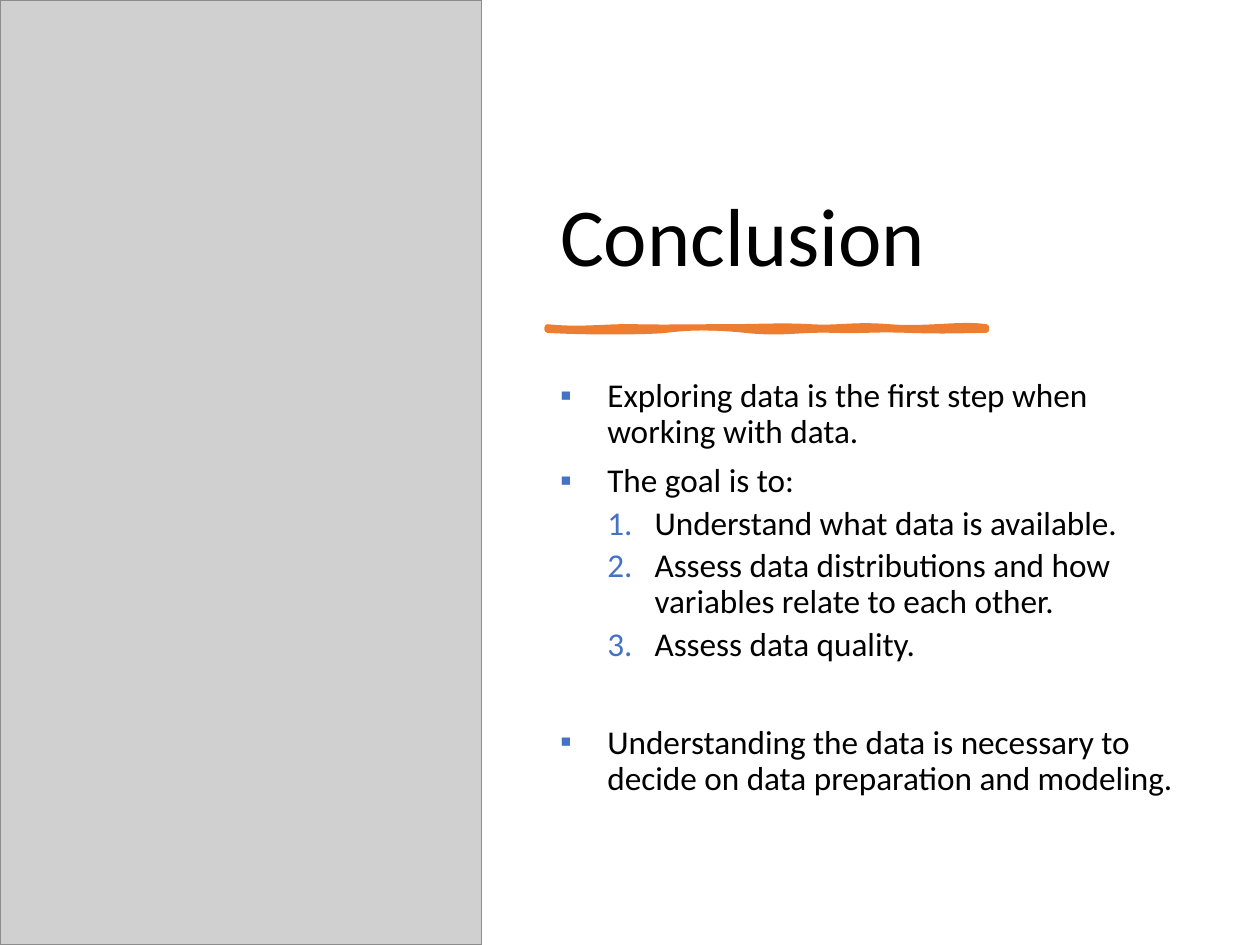
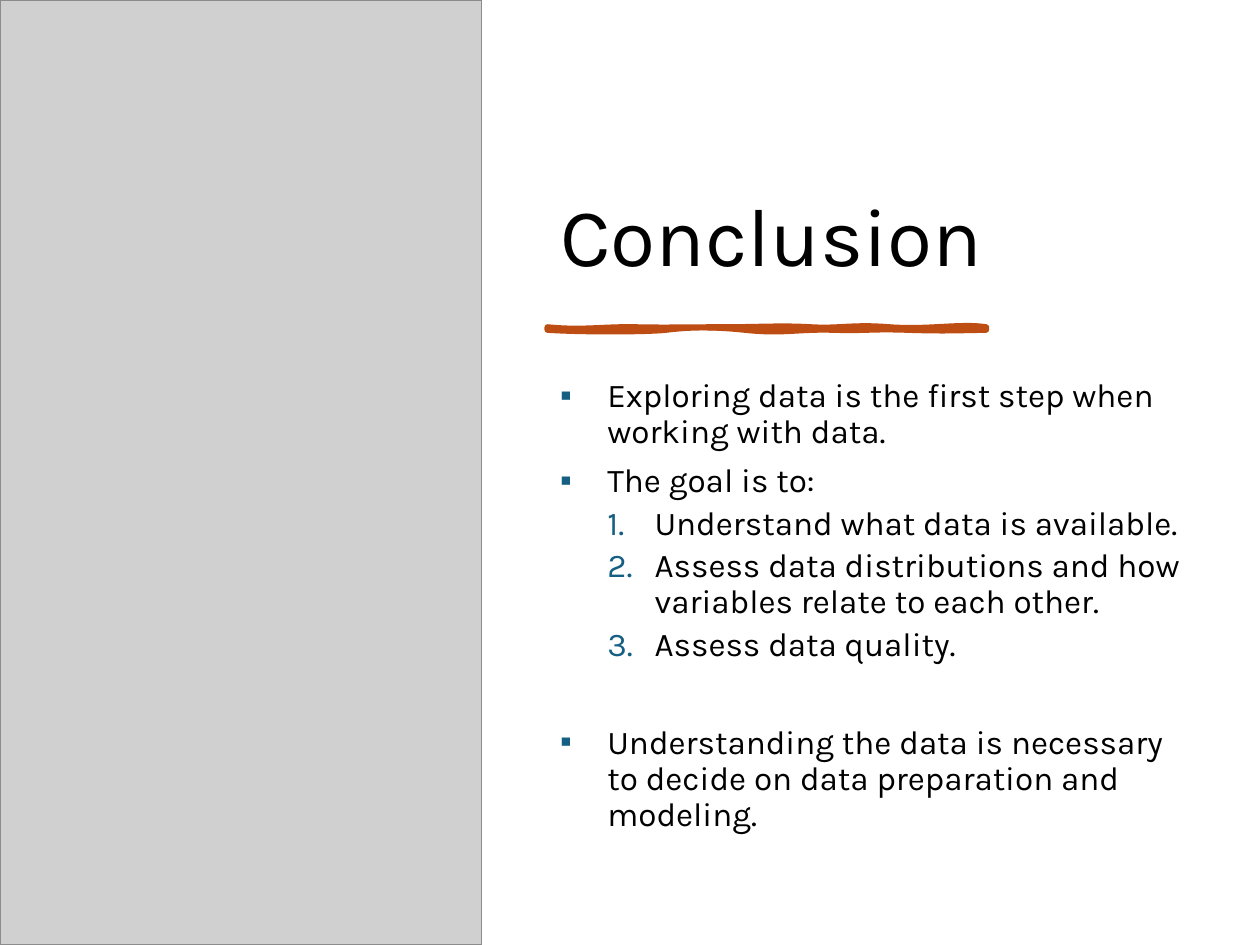
Before and after one commit to mhahsler/Introduction_to_Data_Mining_R_Examples, a slide deck: slide 37 of slides/chap2_exploration.pptx. Drawn at 1260x945 pixels with LibreOffice and Linux fonts; fonts in the diff are those of the drawing; grey boxes stand for pictures. Boxes give left, top, right and bottom in pixels: in the first picture for what was removed or moved away, otherwise in the second. Text is boxed around its words. In the diff, an @@ line names an element or a change of style, - is before the commit and + after.

```diff
--- a/slides/chap2_exploration.pptx
+++ b/slides/chap2_exploration.pptx
@@ title "Conclusion" at (x1=560, y1=209, x2=982, y2=267): font Calibri to Karla @@
@@ freeform shape at (x1=548, y1=328, x2=987, y2=330): fill #ED7D31 to #BE4D14; outline #ED7D31 3.5 pt to #BE4D14 3.5 pt @@
@@ text "Exploring data is the first ..." at (x1=607, y1=384, x2=1179, y2=834): font Calibri to Karla; bullet colour #4472C4 to #156082 @@
```
Also in this commit, not shown: 35 other slides changed, 1 other file.
